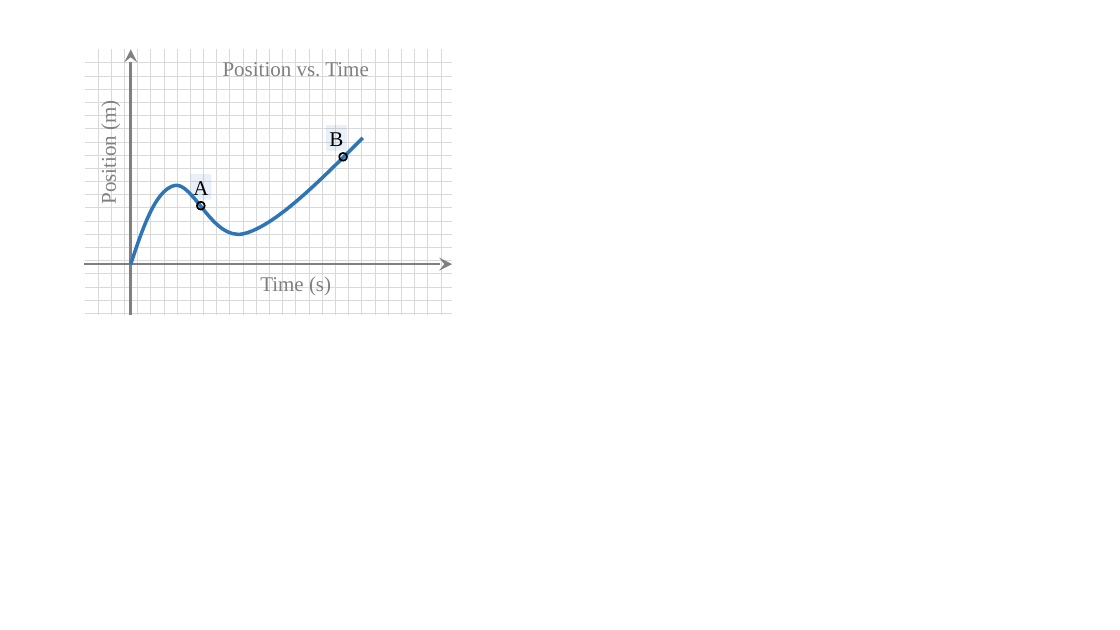
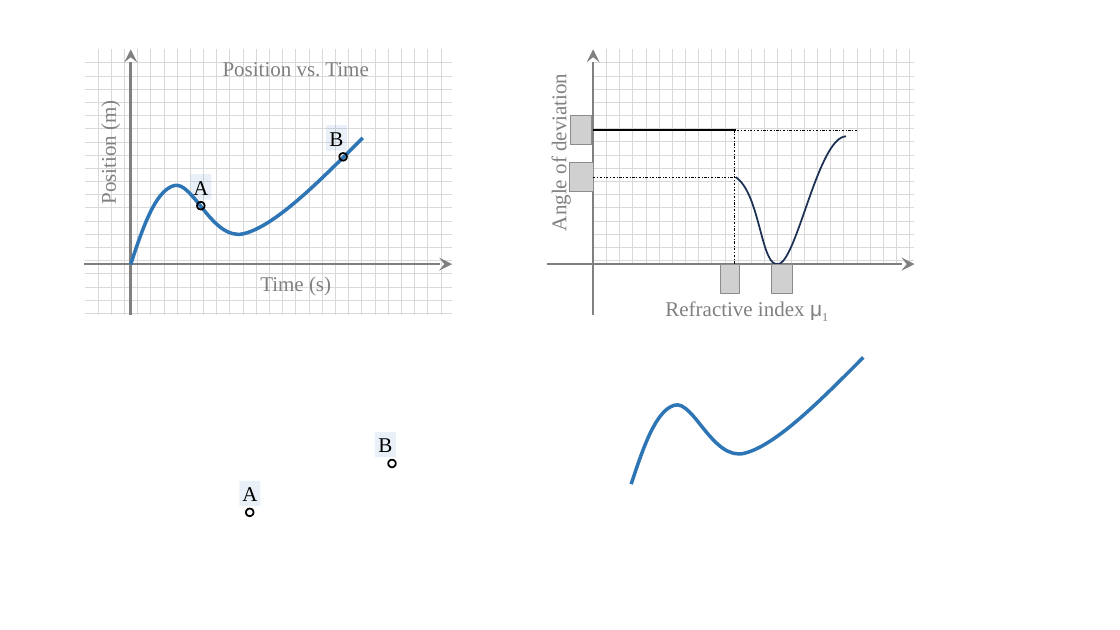
Before and after one commit to acharya2024/myProject01, a slide deck: slide 1 of 01_ME/03_Motion in 1D/img/img.pptx. Drawn at 1120x630 pixels with LibreOffice and Linux fonts; fonts in the diff are those of the drawing; grey boxes stand for pictures. Boxes give left, top, right and bottom in pixels: in the first picture for what was removed or moved away, otherwise in the second. Text is boxed around its words. In the diff, an @@ line names an element or a change of style, - is before the commit and + after.

```diff
--- a/01_ME/03_Motion in 1D/img/img.pptx
+++ b/01_ME/03_Motion in 1D/img/img.pptx
@@ rectangle added at (x1=593, y1=50, x2=915, y2=265), fill pattern #D9D9D9 on #FFFFFF @@
@@ arrow added from (593, 315) to (593, 50), #808080 2.25 pt @@
@@ text added at (x1=548, y1=81, x2=571, y2=230), 18 pt, text #808080 @@
+Angle of deviation
@@ picture added at (x1=571, y1=116, x2=592, y2=145) @@
@@ line added from (593, 130) to (858, 130), #000000 0.5 pt dashed @@
@@ line added from (736, 130) to (593, 130), #000000 1.5 pt @@
@@ line added from (735, 130) to (735, 264), #000000 0.5 pt dashed @@
@@ freeform shape added at (x1=736, y1=136, x2=846, y2=264), outline #1E3256 1.5 pt @@
@@ picture added at (x1=570, y1=163, x2=594, y2=192) @@
@@ line added from (593, 177) to (736, 177), #000000 0.5 pt dashed @@
@@ arrow added from (547, 264) to (915, 264), #808080 2.25 pt @@
@@ picture added at (x1=720, y1=265, x2=739, y2=293) @@
@@ picture added at (x1=771, y1=265, x2=792, y2=293) @@
@@ text added at (x1=665, y1=301, x2=805, y2=316), 18 pt, text #808080 @@
+Refractive index μ1
@@ freeform shape added at (x1=631, y1=358, x2=863, y2=485), outline #2E75B6 3 pt @@
@@ rectangle added at (x1=375, y1=432, x2=396, y2=457), fill #2E75B6 at 10% opacity, 18 pt, text #000000 @@
+B
@@ ellipse added at (x1=388, y1=460, x2=396, y2=467), outline #000000 1.5 pt @@
@@ rectangle added at (x1=239, y1=481, x2=260, y2=506), fill #2E75B6 at 10% opacity, 18 pt, text #000000 @@
+A
@@ ellipse added at (x1=246, y1=508, x2=254, y2=516), outline #000000 1.5 pt @@
```
Also in this commit, not shown: 45 other files.
